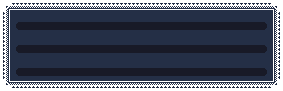
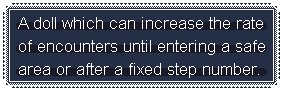
Layered file, before and after one edit (283×91). Changes by layer:
added layer "EN" above "JP" over [18, 17, 265, 78]
